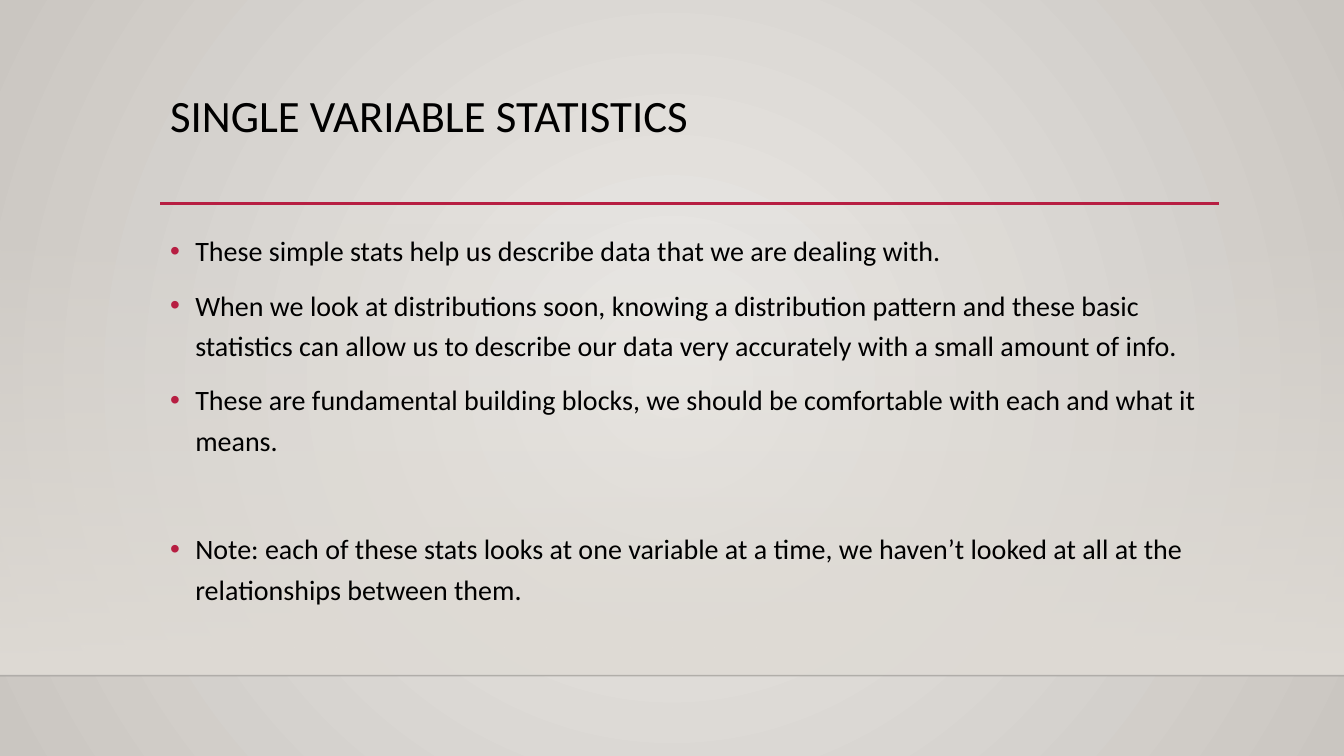
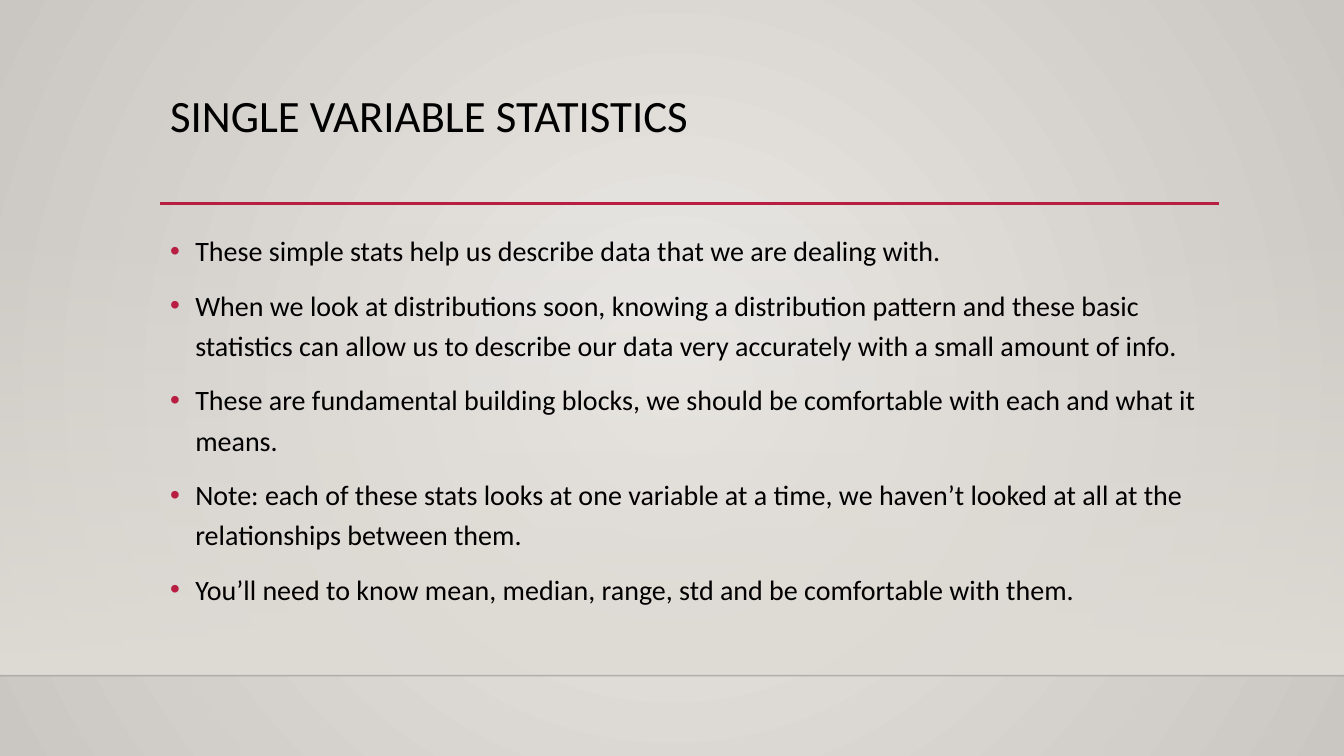
Before and after one commit to AkeemSemper/ML_for_Non_DS_Students, a slide deck: slide 19 of course_resources/slides/Used/006_Basic_Descriptive_Stats.pptx. Drawn at 1344x756 pixels with LibreOffice and Linux fonts; fonts in the diff are those of the drawing; background and template pictures are left out. Boxes give left, top, right and bottom in pixels: in the first picture for what was removed or moved away, otherwise in the second. Text is boxed around its words. In the diff, an @@ line names an element or a change of style, - is before the commit and + after.

Commit message:
up

```diff
--- a/course_resources/slides/Used/006_Basic_Descriptive_Stats.pptx
+++ b/course_resources/slides/Used/006_Basic_Descriptive_Stats.pptx
@@ text at (195,580,1073,605): paragraph added @@
+• You’ll need to know mean, median, range, std and be comfortable with them.
```
